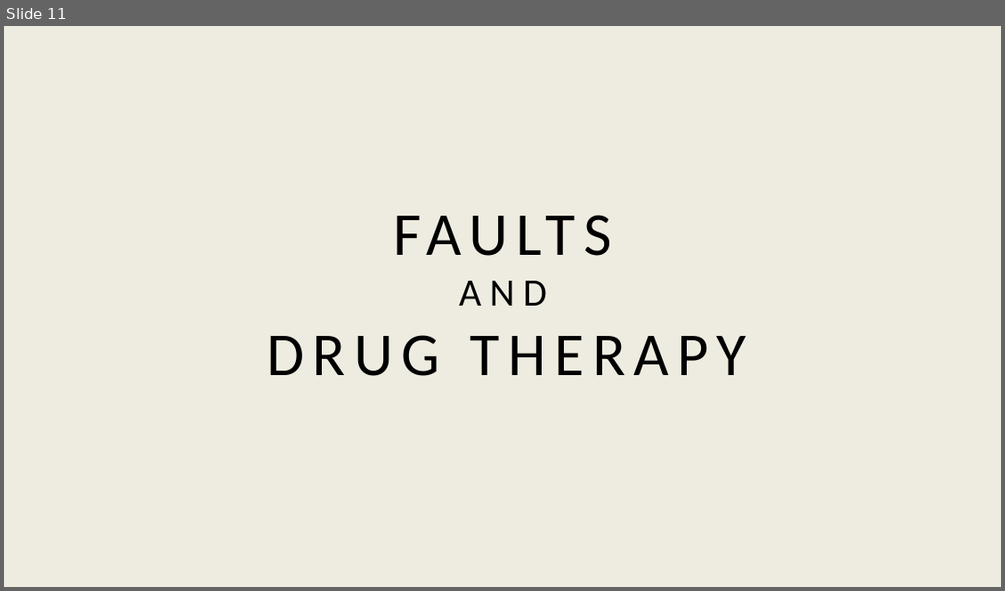
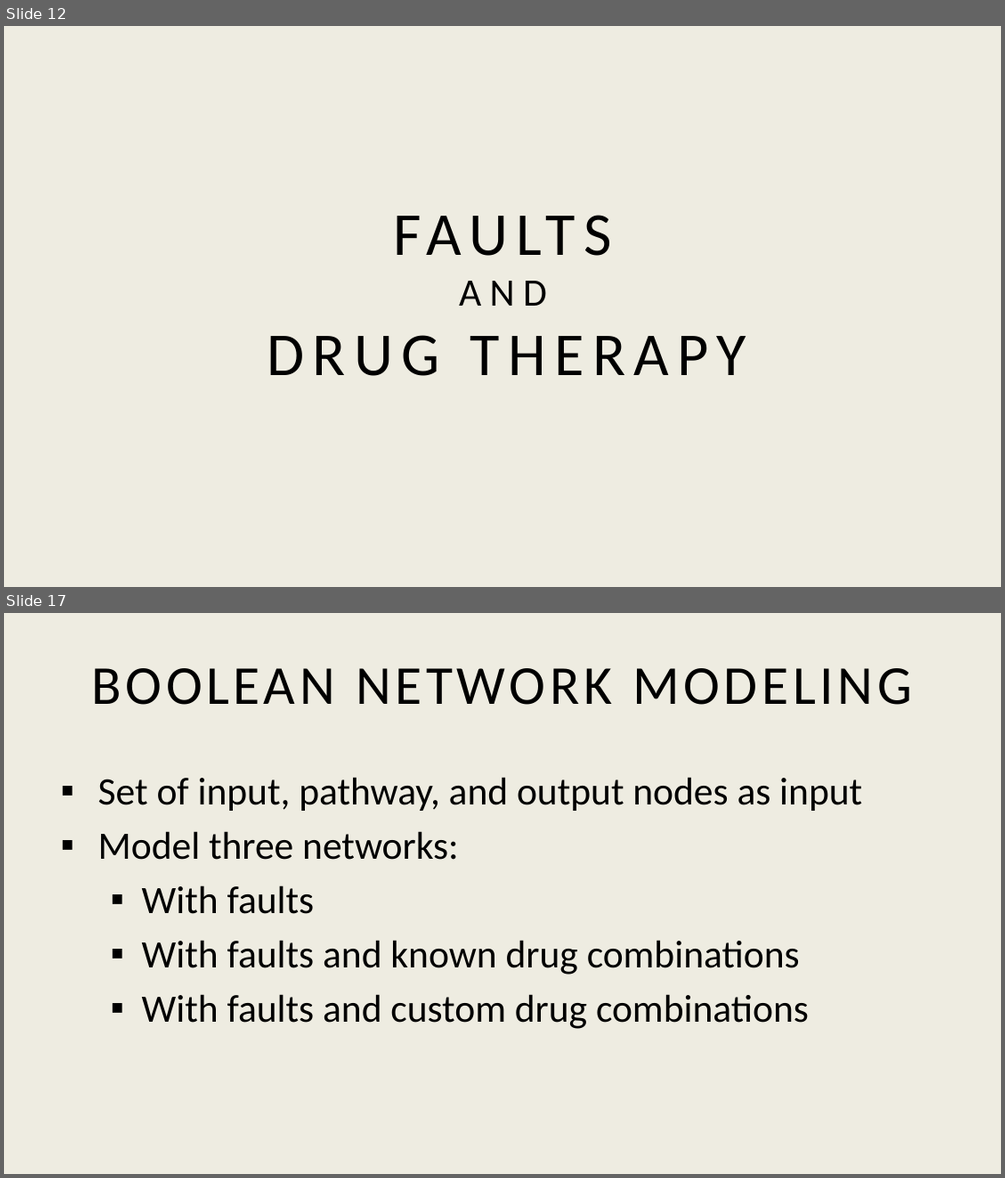
Before and after one commit to AcOdErKa/c--a--n--c--e--r12_16_17, a slide deck: finalDocs/ppt.pptx. Shown one above the other, each under a label of ours: slide 11 before the commit, slides 12 and 17 after it; the slides between them are not shown. The pictures are 1005x591 and 1005x1178 pixels, drawn with LibreOffice and Linux fonts; fonts in the diff are those of the drawing. Boxes give left, top, right and bottom in pixels: in the first picture for what was removed or moved away, otherwise in the second. Text is boxed around its words. In the diff, an @@ line names an element or a change of style, - is before the commit and + after.

```diff
--- a/finalDocs/ppt.pptx
+++ b/finalDocs/ppt.pptx
@@ slide 17 added at <box>4,613,1001,1174</box>, background #EEECE1 @@
@@ title added at <box>92,668,912,705</box>, 39.6 pt, text #000000 @@
+BOOLEAN NETWORK MODELING
@@ text added at <box>98,777,862,1029</box>, 28 pt, text #000000 @@
+▪ Set of input, pathway, and output nodes as input
+▪ Model three networks:
+  ▪ With faults
+  ▪ With faults and known drug combinations
+  ▪ With faults and custom drug combinations
@@ what was slide 11 is now slide 12 @@
```
Also in this commit, not shown: 8 slides changed, 26 other slides added.
